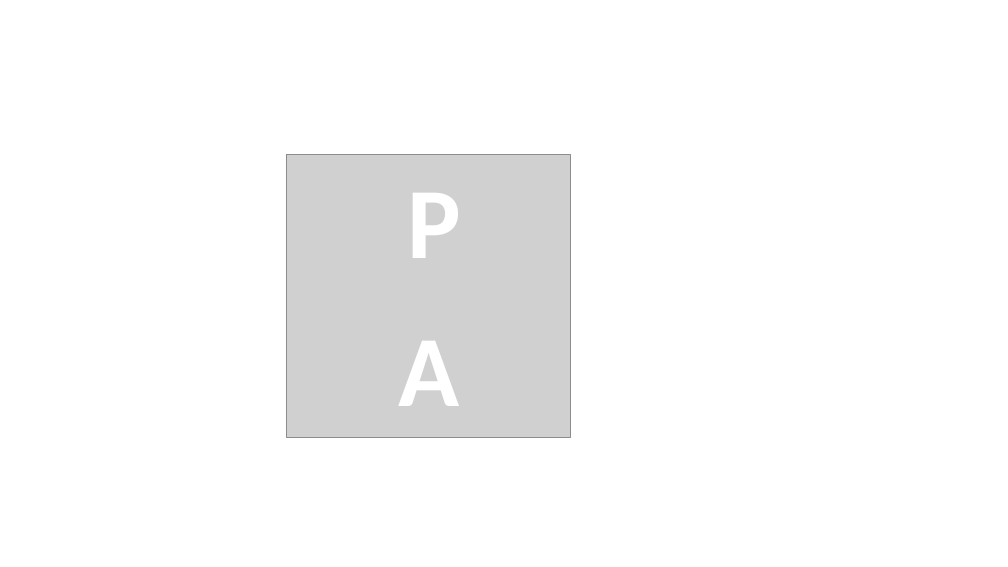
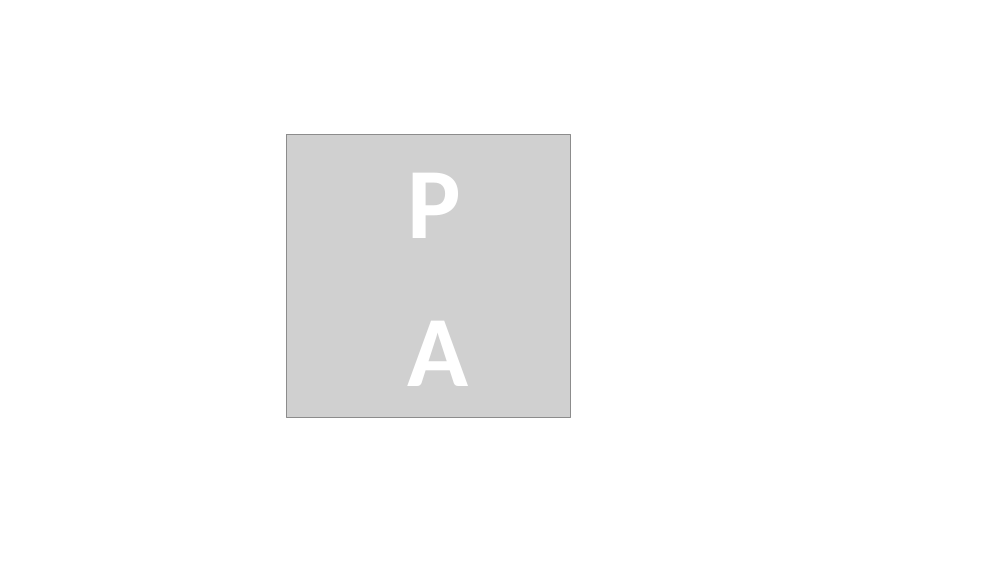
Before and after one commit to trinker/pax, a slide deck: slide 2 of inst/pax_logo/r_pax.pptx. Drawn at 1008x567 pixels with LibreOffice and Linux fonts; fonts in the diff are those of the drawing; grey boxes stand for pictures. Boxes give left, top, right and bottom in pixels: in the first picture for what was removed or moved away, otherwise in the second. Text is boxed around its words. In the diff, an @@ line names an element or a change of style, - is before the commit and + after.

```diff
--- a/inst/pax_logo/r_pax.pptx
+++ b/inst/pax_logo/r_pax.pptx
@@ picture: place and size @@
-picture at <box>287,154,570,438</box>
+picture at <box>287,134,570,417</box>
@@ text "P": place and size @@
-text "P" at <box>407,193,461,258</box>
+text "P" at <box>407,173,461,238</box>
@@ text "P" at <box>407,173,461,238</box>: alignment left to centre @@
@@ text "A" at <box>407,321,468,386</box>: alignment left to centre @@
@@ text "A": place and size @@
-text "A" at <box>399,341,460,406</box>
+text "A" at <box>407,321,468,386</box>
```
Also in this commit, not shown: 1 slide added, 3 other files.
